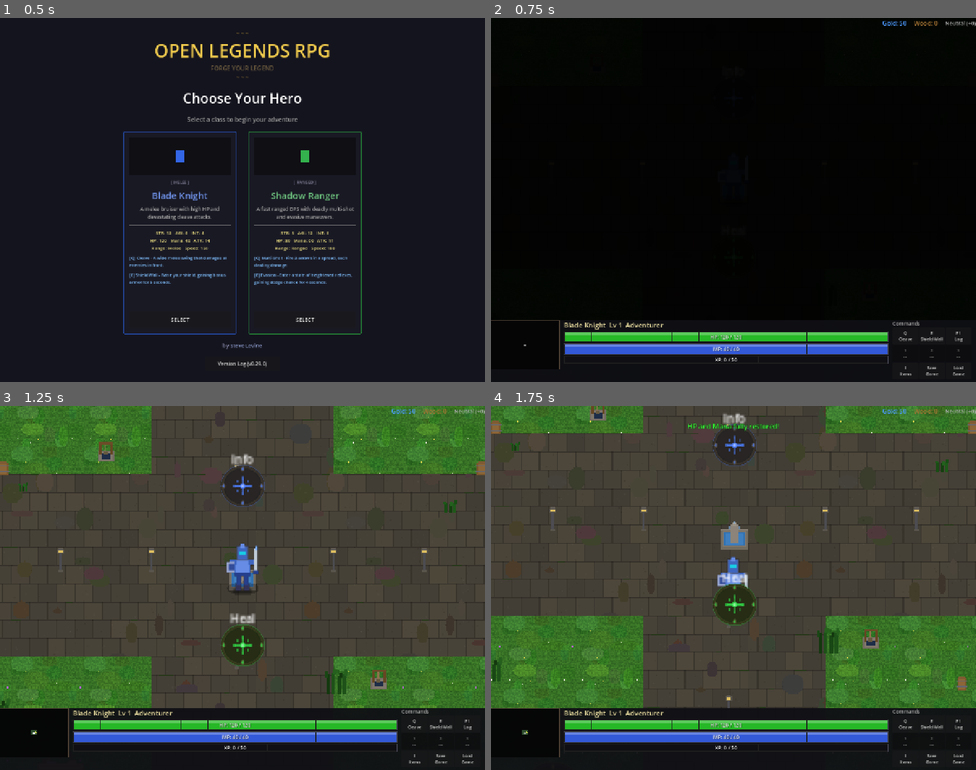
Above: before the commit, frames 1-4 (two rows, left to right).
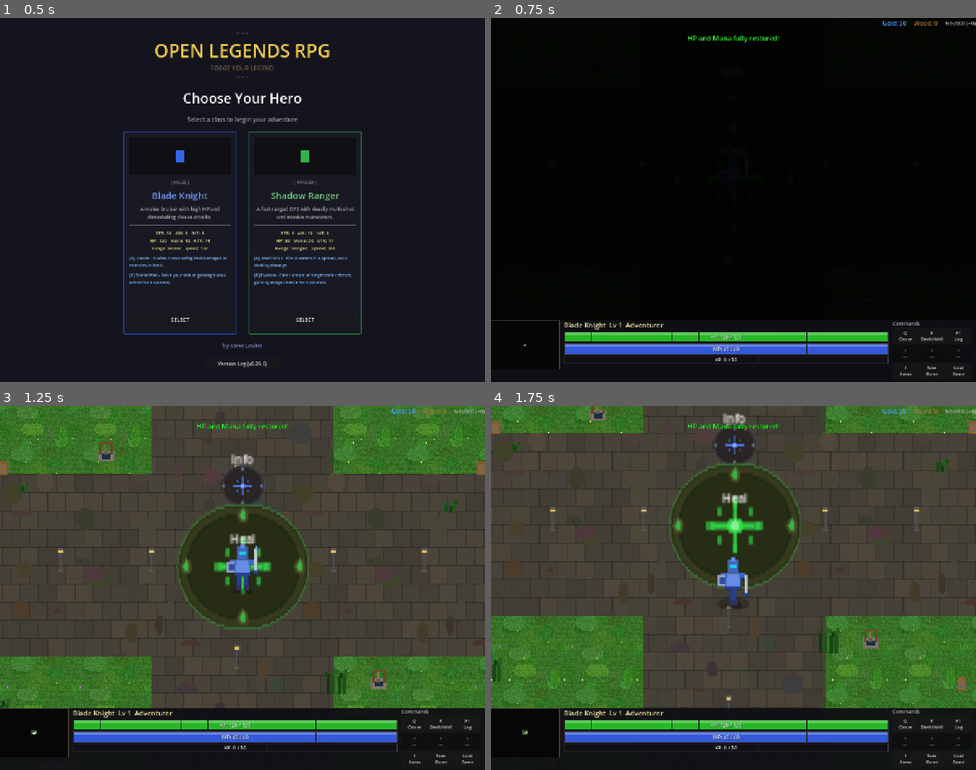
Above: after the commit, the same moments.

Repository: slxny/legends-open-rpg
Game: Godot game, scene res://scenes/main.tscn
Two runs of this game, one before a commit and one after it. Both use one fixed random seed, a clock stepped at 60 frames per second and the inputs below.
Inputs (mouse positions are in pixels of both pictures, inside the frame that each line leads up to):
- Up to frame 1 (0.5 s): no input
- Up to frame 2 (0.75 s): click "SELECT" at 0.5 s
- Up to frame 3 (1.25 s): no input
- Up to frame 4 (1.75 s): tap Enter at 1.25 s; drag from (524, 740) to (733, 646) at 1.27 s

Frame 1 is identical in both runs. In frame 2, 0.2% of the frame differs, in the area x 40-60%, y 4-7%; in frame 3, 6.6%; in frame 4, 6.8%, in the area x 36-64%, y 15-61%.

Commit message:
Make heal beacon 3x bigger, center it in town square, and add continuous healing
- Move heal beacon to (0, 0) — dead center of town square
- Increase beacon_radius from 20 to 60 (3x size)
- Add continuous healing tick every 1s while player stands on heal beacon
- Continuous healing is silent (no repeated sound spam), only heals when not full

https://claude.ai/code/session_01H1gsDs6YDM3jeVwXyZ6vJr

Diff:
--- a/scenes/npcs/beacon.gd
+++ b/scenes/npcs/beacon.gd
@@ -16,6 +16,8 @@
 @onready var label: Label = $Label
 
 var _player_inside: bool = false
+var _heal_tick_timer: float = 0.0
+const HEAL_TICK_INTERVAL := 1.0  # Heal every second while standing on a heal beacon
 const ZOOM_REF := 3.0
 
 # Map beacon colors to texture names
@@ -56,16 +58,31 @@
 	if shape and shape.shape is CircleShape2D:
 		shape.shape.radius = beacon_radius
 
-func _process(_delta: float) -> void:
+func _process(delta: float) -> void:
 	if label.visible:
 		var cam = get_viewport().get_camera_2d()
 		if cam:
 			var comp = ZOOM_REF / cam.zoom.x
 			label.scale = Vector2(comp, comp)
 
+	# Continuous healing while player stands on a heal beacon (no sound)
+	if _player_inside and beacon_type == "heal":
+		_heal_tick_timer += delta
+		if _heal_tick_timer >= HEAL_TICK_INTERVAL:
+			_heal_tick_timer -= HEAL_TICK_INTERVAL
+			var players = get_tree().get_nodes_in_group("player")
+			for player in players:
+				if is_instance_valid(player) and player.has_node("StatsComponent"):
+					var stats = player.get_node("StatsComponent")
+					if stats.current_hp < stats.get_total_max_hp() or stats.current_mana < stats.get_total_max_mana():
+						stats.current_hp = stats.get_total_max_hp()
+						stats.current_mana = stats.get_total_max_mana()
+						stats._emit_all()
+
 func _on_body_entered(body: Node2D) -> void:
 	if body.is_in_group("player"):
 		_player_inside = true
+		_heal_tick_timer = 0.0
 		activated.emit(self)
 		# Route through BeaconManager for centralized dispatch
 		if not beacon_type.is_empty():
@@ -74,3 +91,4 @@
 func _on_body_exited(body: Node2D) -> void:
 	if body.is_in_group("player"):
 		_player_inside = false
+		_heal_tick_timer = 0.0
--- a/scenes/world/regions/havens_rest.tscn
+++ b/scenes/world/regions/havens_rest.tscn
@@ -32,9 +32,10 @@
 theme_override_colors/font_color = Color(0.9, 0.85, 0.6, 1)
 
 [node name="HealBeacon" parent="." instance=ExtResource("4_beacon")]
-position = Vector2(0, 70)
+position = Vector2(0, 0)
 beacon_color = Color(0.2, 1, 0.2, 1)
 beacon_label = "Heal"
+beacon_radius = 60.0
 
 [node name="Shopkeeper" parent="." instance=ExtResource("3_shop")]
 position = Vector2(260, -100)
